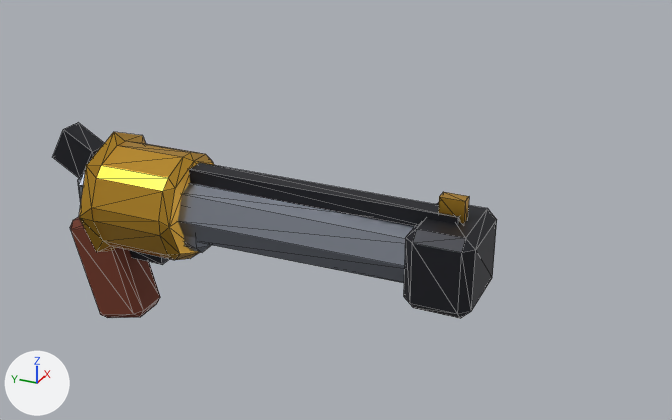
What one commit did to the glTF model assets/models/weapons/hand_cannon.glb.
Both versions are drawn from a camera (50 mm lens) standing at (-0.923, -0.741, 0.605) and looking at (0.039, -0.308, 0.124). Every picture has the same lights, and +X, +Y and +Z are marked at lower left. The first picture is the older version. Mesh edges are drawn as thin lines. Vertices at exactly the same position are counted once.

Script lines for the objects in view, before the commit:
```python
me_handcannon = bpy.data.meshes.new('HandCannon')
me_handcannon.from_pydata(...)  # 168 vertices, 300 faces; spans x -0.086..0.086, y -0.51..0.084, z -0.08..0.196
# faces by material slot: [44, 72, 104, 80]
me_handcannon.materials.append(mat_cannongrip)  # brown #6e321e
me_handcannon.materials.append(mat_cannonsteel)  # grey #969ca8
me_handcannon.materials.append(mat_cannonbrass)  # orange #dca83c
me_handcannon.materials.append(mat_cannondark)  # dark grey #2d2e34
ob_handcannon = bpy.data.objects.new('HandCannon', me_handcannon)
ob_handcannon.location = (0.0, 0.0, 0.0)
```
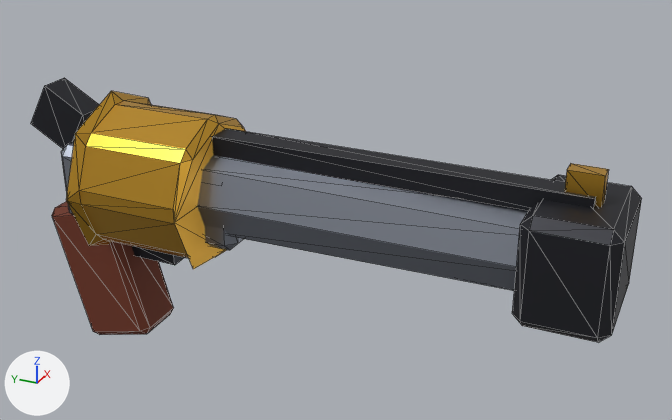
Location of each change, (x1, y1, x2, y2) in pixels of the pictures (672 x 420 px; the box of a moved part takes in the faces that stretch with it):
'HandCannon', reshaped (38% wider, 35% taller): before (53, 123, 497, 318); after (31, 78, 642, 342)
part 1 of me_handcannon, moved or reshaped: before (178, 183, 415, 283); after (197, 155, 528, 291)
part 2 of me_handcannon, moved or reshaped: before (438, 192, 469, 223); after (565, 163, 609, 207)
part 3 of me_handcannon, moved or reshaped: before (189, 163, 460, 226); after (212, 128, 596, 211)
part 4 of me_handcannon, moved or reshaped: before (53, 123, 104, 178); after (31, 78, 99, 149)
part 5 of me_handcannon, moved or reshaped: before (129, 250, 169, 265); after (131, 245, 185, 265)
part 6 of me_handcannon, moved or reshaped: before (70, 132, 214, 318); after (52, 91, 246, 335)
part 7 of me_handcannon, moved or reshaped: before (404, 202, 497, 318); after (512, 175, 642, 342)

The change in detail:
me_handcannon is used by ob_handcannon; location (0.0, 0.0, 0.0).
me_handcannon had 168 vertices, 300 faces and spanned x -0.086..0.086, y -0.51..0.084, z -0.08..0.196.
me_handcannon now has 168 vertices, 300 faces and spans x -0.108..0.108, y -0.663..0.109, z -0.105..0.252.
me_handcannon part 1: the loose piece of 16 vertices spanning x -0.045..0.045, y -0.48..-0.12, z 0.065..0.155 is scaled about the mesh origin by 1.3.
me_handcannon part 2: the loose piece of 8 vertices spanning x -0.007..0.007, y -0.485..-0.455, z 0.157..0.187 is scaled about the mesh origin by 1.3.
me_handcannon part 3: the loose piece of 8 vertices spanning x -0.013..0.013, y -0.48..-0.12, z 0.148..0.168 is scaled about the mesh origin by 1.3.
me_handcannon part 4: the loose piece of 8 vertices spanning x -0.015..0.015, y 0.016..0.084, z 0.126..0.194 is scaled about the mesh origin by 1.3.
me_handcannon part 5: the loose piece of 8 vertices spanning x -0.01..0.01, y -0.075..0.005, z 0.02..0.04 is scaled about the mesh origin by 1.3.
me_handcannon part 6: 96 of 168 vertices moved; they spanned x -0.086..0.086, y -0.16..0.065, z -0.08..0.196 and now span x -0.108..0.108, y -0.208..0.086, z -0.105..0.251; mean shift (0.0, -0.014, 0.024); largest move (0.071, -0.12, 0.101) -> (0.108, -0.169, 0.143).
me_handcannon part 7: 24 of 168 vertices moved; they spanned x -0.055..0.055, y -0.51..-0.43, z 0.06..0.16 and now span x -0.071..0.071, y -0.663..-0.559, z 0.078..0.208; mean shift (0.0, -0.141, 0.033); largest move (-0.043, -0.51, 0.148) -> (-0.059, -0.663, 0.196).
